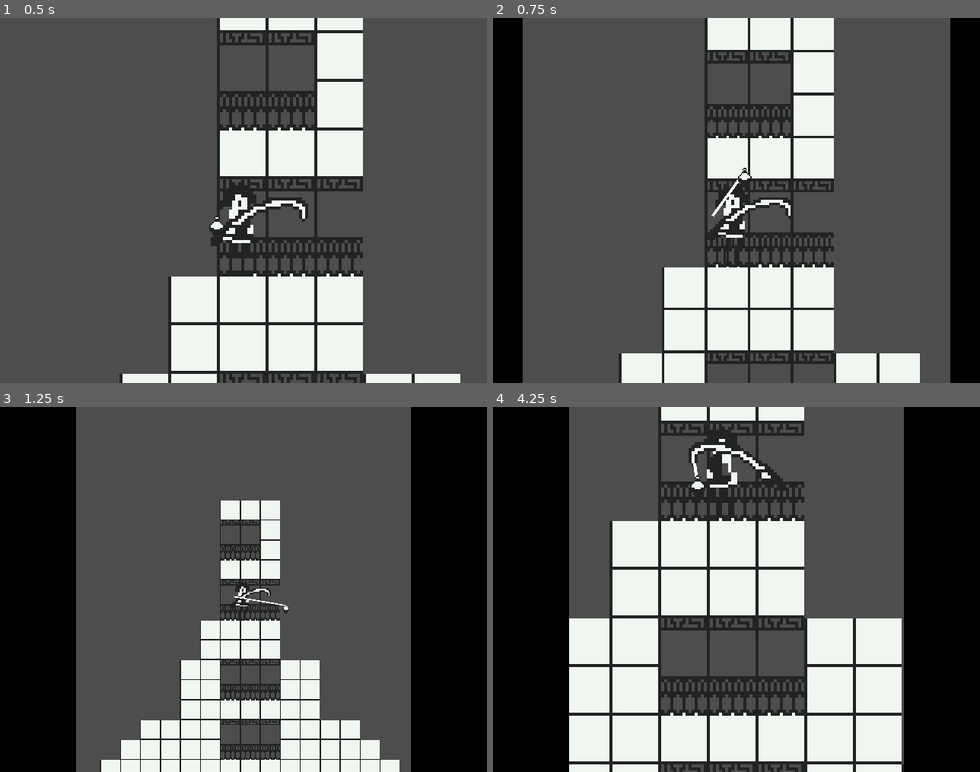
Above: before the commit, frames 1-4 (two rows, left to right).
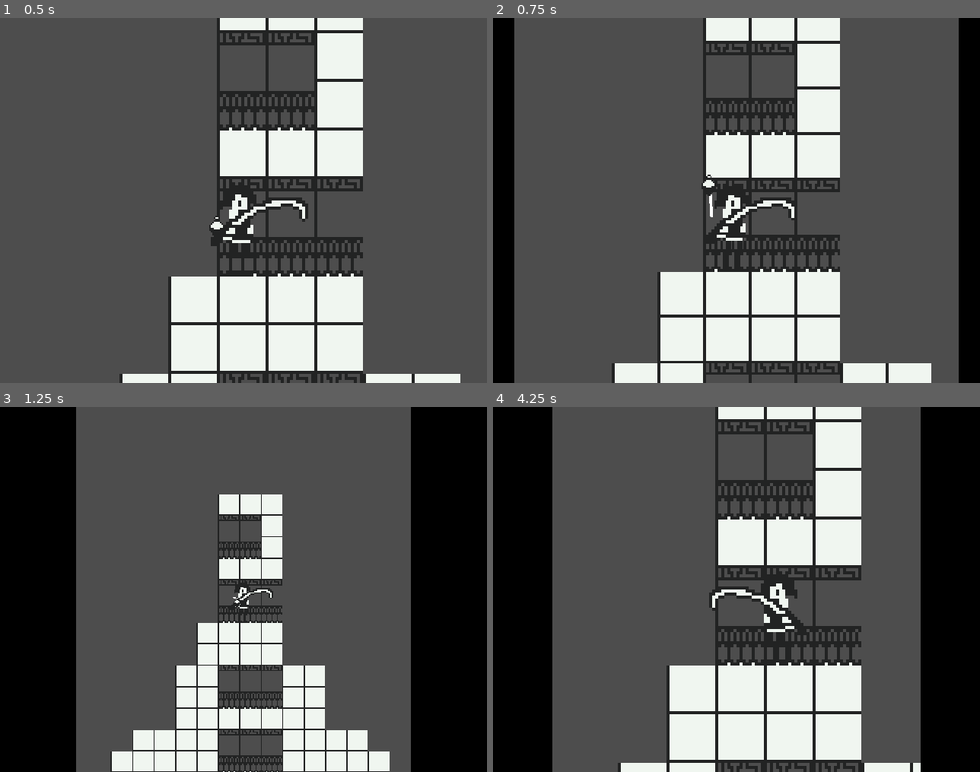
Above: after the commit, the same moments.

Repository: Minenik2/kowloongenericfishing
Game: Godot game, scene res://main.tscn
Same seed, same stepped clock (60 frames per second), same inputs: the game is played once before the commit and once after it. Sound files missing from this copy of the repository are replaced by a short silence.
Inputs (mouse positions are in pixels of both pictures, inside the frame that each line leads up to):
- Up to frame 1 (0.5 s): no input
- Up to frame 2 (0.75 s): tap Enter at 0.5 s; move the mouse to (843, 182) at 0.52 s; press the mouse at (843, 182) at 0.53 s; hold D (right) from 0.53 s (still down)
- Up to frame 3 (1.25 s): keep holding D (right)
- Up to frame 4 (4.25 s): move the mouse to (639, 607) at 1.27 s; release D (right) at 1.28 s; release the mouse at (639, 607) at 1.28 s; hold A (left) 1.28-2.03 s; click (639, 607) at 1.35 s; move the mouse to (785, 509) at 2.02 s; press the mouse at (785, 509) at 2.03 s; hold D (right) 2.03-3.53 s; move the mouse to (712, 662) at 2.77 s; release the mouse at (712, 662) at 2.78 s; click (712, 662) at 2.85 s; move the mouse to (882, 644) at 3.52 s; press the mouse at (882, 644) at 3.53 s; hold A (left) from 3.53 s (still down)

Frame 1 is identical in both runs. In frame 2, 14% of the frame differs, in the area x 4-96%, y 0-100%; in frame 3, 7.3%; in frame 4, 44%, in the area x 12-88%, y 0-100%.

Commit message:
added cast bar
+theme

Diff:
--- a/FishingRod.gd
+++ b/FishingRod.gd
@@ -18,7 +18,7 @@
 var is_casting = false
 var velocity = Vector2.ZERO
 const GRAVITY := 300.0
-var cast_power_base = Vector2(60, -100)
+var cast_power_base = Vector2(5, -100)
 
 # --- Floating Variables ---
 var floating := false
@@ -35,7 +35,22 @@
 var reeling_in := false
 const REEL_SPEED := 200.0
 
+# --- Charging Cast Variables ---
+var is_charging := false
+var cast_power := 1
+var max_cast_power := 60
+var charge_speed := 1  # How fast the bar fills per second
+
 func _process(delta):
+	if is_charging:
+		cast_power += charge_speed
+		if cast_power > max_cast_power:
+			cast_power = 0.0  # Loop back to zero
+		$CastBar.value = cast_power
+		$CastBar.visible = true
+	else:
+		$CastBar.visible = false
+
 	if reeling_in:
 		# Reeling motion
 		var target = Vector2(-16, 0)
@@ -72,7 +87,7 @@
 			bobber.position.y = base_water_pos.y + bob_offset
 			line.points = [Vector2.ZERO, bobber.position + ROD_TIP_POSITION]
 
-func cast(facing_right: bool):
+func cast(facing_right: bool, power: float):
 	if is_casting:
 		return
 
@@ -87,7 +102,8 @@
 
 	# Flip X velocity if facing left
 	var direction_multiplier = 1 if facing_right else -1
-	velocity = cast_power_base * Vector2(direction_multiplier, 1)
+	velocity = cast_power_base + power * Vector2(direction_multiplier, 1)
+	print("Casted with cast power: ", cast_power)
 
 	line.points = [Vector2.ZERO, bobber.position + ROD_TIP_POSITION]
 
@@ -155,3 +171,16 @@
 	if tween:
 		tween.kill()
 		$bobber.modulate.a = 1.0  # Reset opacity
+
+func begin_charge():
+	if not is_casting:
+		is_charging = true
+		cast_power = 0.0
+		$CastBar.visible = true
+
+func end_charge_and_cast(facing_right: bool):
+	if is_charging:
+		is_charging = false
+		$CastBar.visible = false
+		cast(facing_right, cast_power)
+		cast_power = 0.0
--- /dev/null
+++ b/art/gothicTheme.tres
@@ -0,0 +1,189 @@
+[gd_resource type="Theme" load_steps=23 format=3 uid="uid://b6r0bi6fy1o78"]
+
+[sub_resource type="StyleBoxEmpty" id="StyleBoxEmpty_bnsnn"]
+
+[sub_resource type="StyleBoxFlat" id="StyleBoxFlat_ggfuc"]
+bg_color = Color(0.133333, 0.137255, 0.137255, 1)
+border_width_left = 2
+border_width_top = 2
+border_width_right = 2
+border_width_bottom = 2
+border_color = Color(0.584314, 0.0117647, 0.109804, 1)
+corner_radius_top_left = 5
+corner_radius_bottom_left = 5
+expand_margin_left = 4.0
+expand_margin_top = 4.0
+expand_margin_right = 4.0
+expand_margin_bottom = 4.0
+
+[sub_resource type="StyleBoxFlat" id="StyleBoxFlat_bnsnn"]
+bg_color = Color(0.133333, 0.137255, 0.137255, 1)
+border_width_left = 2
+border_width_top = 2
+border_width_right = 2
+border_width_bottom = 2
+border_color = Color(0.941176, 0.964706, 0.941176, 1)
+corner_radius_top_left = 5
+corner_radius_bottom_left = 5
+expand_margin_left = 4.0
+expand_margin_top = 4.0
+expand_margin_right = 4.0
+expand_margin_bottom = 4.0
+
+[sub_resource type="StyleBoxEmpty" id="StyleBoxEmpty_muot4"]
+
+[sub_resource type="StyleBoxFlat" id="StyleBoxFlat_w4dtj"]
+bg_color = Color(0.941176, 0.964706, 0.941176, 0.290196)
+
+[sub_resource type="StyleBoxEmpty" id="StyleBoxEmpty_fpepn"]
+
+[sub_resource type="StyleBoxFlat" id="StyleBoxFlat_epjyj"]
+bg_color = Color(0.133333, 0.137255, 0.137255, 0.454902)
+border_width_left = 2
+border_width_top = 2
+border_width_right = 2
+border_width_bottom = 2
+border_color = Color(0.941176, 0.964706, 0.941176, 1)
+
+[sub_resource type="StyleBoxFlat" id="StyleBoxFlat_tuxm8"]
+bg_color = Color(0.941176, 0.964706, 0.941176, 1)
+border_width_left = 1
+border_width_top = 1
+border_width_right = 1
+border_width_bottom = 1
+border_color = Color(0.133333, 0.137255, 0.137255, 1)
+
+[sub_resource type="StyleBoxFlat" id="StyleBoxFlat_pw6qp"]
+bg_color = Color(0.780392, 0.0117647, 0.0117647, 1)
+border_width_left = 1
+border_width_top = 1
+border_width_right = 1
+border_width_bottom = 1
+border_color = Color(0.133333, 0.137255, 0.137255, 1)
+
+[sub_resource type="StyleBoxFlat" id="StyleBoxFlat_anbns"]
+bg_color = Color(0.133333, 0.137255, 0.137255, 1)
+border_color = Color(0.8, 0.8, 0, 1)
+
+[sub_resource type="StyleBoxEmpty" id="StyleBoxEmpty_0mgju"]
+
+[sub_resource type="StyleBoxFlat" id="StyleBoxFlat_muot4"]
+bg_color = Color(0.133333, 0.137255, 0.137255, 1)
+border_width_left = 2
+border_width_top = 2
+border_width_right = 2
+border_width_bottom = 2
+border_color = Color(0.941176, 0.964706, 0.941176, 1)
+expand_margin_left = 2.0
+expand_margin_top = 2.0
+expand_margin_right = 2.0
+expand_margin_bottom = 2.0
+
+[sub_resource type="StyleBoxFlat" id="StyleBoxFlat_3kc7q"]
+bg_color = Color(0.133333, 0.137255, 0.137255, 1)
+border_width_left = 2
+border_width_top = 2
+border_width_right = 2
+border_width_bottom = 2
+border_color = Color(0.8, 0.8, 0, 1)
+
+[sub_resource type="StyleBoxFlat" id="StyleBoxFlat_8kx5b"]
+bg_color = Color(0.133333, 0.137255, 0.137255, 1)
+expand_margin_left = 2.0
+expand_margin_top = 2.0
+expand_margin_right = 2.0
+expand_margin_bottom = 2.0
+
+[sub_resource type="StyleBoxEmpty" id="StyleBoxEmpty_8kx5b"]
+
+[sub_resource type="StyleBoxEmpty" id="StyleBoxEmpty_ggfuc"]
+
+[sub_resource type="StyleBoxFlat" id="StyleBoxFlat_0mgju"]
+bg_color = Color(0.133333, 0.137255, 0.137255, 1)
+border_width_left = 2
+border_width_top = 2
+border_width_right = 2
+border_width_bottom = 2
+border_color = Color(0.584314, 0.0117647, 0.109804, 1)
+corner_radius_top_left = 5
+corner_radius_top_right = 5
+corner_radius_bottom_right = 5
+corner_radius_bottom_left = 5
+expand_margin_left = 4.0
+expand_margin_top = 4.0
+expand_margin_right = 4.0
+expand_margin_bottom = 4.0
+
+[sub_resource type="StyleBoxFlat" id="StyleBoxFlat_fpepn"]
+bg_color = Color(0.133333, 0.137255, 0.137255, 1)
+border_width_left = 2
+border_width_top = 2
+border_width_right = 2
+border_width_bottom = 2
+border_color = Color(0.941176, 0.964706, 0.941176, 1)
+corner_radius_top_left = 5
+corner_radius_top_right = 5
+corner_radius_bottom_right = 5
+corner_radius_bottom_left = 5
+expand_margin_left = 4.0
+expand_margin_top = 4.0
+expand_margin_right = 4.0
+expand_margin_bottom = 4.0
+
+[sub_resource type="StyleBoxFlat" id="StyleBoxFlat_ha8um"]
+content_margin_left = 1.0
+content_margin_top = 1.0
+content_margin_right = 1.0
+content_margin_bottom = 1.0
+bg_color = Color(0.941176, 0.964706, 0.941176, 1)
+
+[sub_resource type="StyleBoxFlat" id="StyleBoxFlat_5kfh8"]
+content_margin_left = 1.0
+content_margin_top = 1.0
+content_margin_right = 1.0
+content_margin_bottom = 1.0
+bg_color = Color(0.941176, 0.964706, 0.941176, 0.678431)
+
+[sub_resource type="StyleBoxFlat" id="StyleBoxFlat_ktwq4"]
+content_margin_left = 1.0
+content_margin_top = 1.0
+content_margin_right = 1.0
+content_margin_bottom = 1.0
+bg_color = Color(0.941176, 0.964706, 0.941176, 0.678431)
+
+[sub_resource type="StyleBoxFlat" id="StyleBoxFlat_afjrp"]
+content_margin_left = 3.0
+content_margin_top = 0.0
+content_margin_right = 3.0
+bg_color = Color(0.133333, 0.137255, 0.137255, 1)
+
+[resource]
+Button/styles/focus = SubResource("StyleBoxEmpty_bnsnn")
+Button/styles/hover = SubResource("StyleBoxFlat_ggfuc")
+Button/styles/normal = SubResource("StyleBoxFlat_bnsnn")
+ItemList/colors/font_color = Color(0.941176, 0.964706, 0.941176, 1)
+ItemList/constants/outline_size = 4
+ItemList/styles/focus = SubResource("StyleBoxEmpty_muot4")
+ItemList/styles/hovered = SubResource("StyleBoxFlat_w4dtj")
+ItemList/styles/panel = SubResource("StyleBoxEmpty_fpepn")
+Label/constants/outline_size = 4
+PanelContainer/styles/panel = SubResource("StyleBoxFlat_epjyj")
+ProgressBar/styles/background = SubResource("StyleBoxFlat_tuxm8")
+ProgressBar/styles/fill = SubResource("StyleBoxFlat_pw6qp")
+TabBar/styles/button_pressed = SubResource("StyleBoxFlat_anbns")
+TabBar/styles/tab_focus = SubResource("StyleBoxEmpty_0mgju")
+TabBar/styles/tab_hovered = SubResource("StyleBoxFlat_muot4")
+TabBar/styles/tab_selected = SubResource("StyleBoxFlat_3kc7q")
+TabBar/styles/tab_unselected = SubResource("StyleBoxFlat_8kx5b")
+TabContainer/colors/font_selected_color = Color(0.780392, 0.0117647, 0.0117647, 1)
+TabContainer/colors/font_unselected_color = Color(1, 1, 1, 1)
+TabContainer/constants/outline_size = 4
+TabContainer/styles/tab_focus = SubResource("StyleBoxEmpty_8kx5b")
+UImenuButton/base_type = &"Button"
+UImenuButton/styles/focus = SubResource("StyleBoxEmpty_ggfuc")
+UImenuButton/styles/hover = SubResource("StyleBoxFlat_0mgju")
+UImenuButton/styles/normal = SubResource("StyleBoxFlat_fpepn")
+VScrollBar/styles/grabber = SubResource("StyleBoxFlat_ha8um")
+VScrollBar/styles/grabber_highlight = SubResource("StyleBoxFlat_5kfh8")
+VScrollBar/styles/grabber_pressed = SubResource("StyleBoxFlat_ktwq4")
+VScrollBar/styles/scroll = SubResource("StyleBoxFlat_afjrp")
--- a/main.tscn
+++ b/main.tscn
@@ -133,6 +133,15 @@
 stream = ExtResource("12_2cqfq")
 volume_db = -5.0
 
+[node name="CastBar" type="ProgressBar" parent="player/rod"]
+texture_filter = 1
+offset_left = -16.0
+offset_top = -37.0
+offset_right = 22.0
+offset_bottom = -30.0
+max_value = 60.0
+show_percentage = false
+
 [node name="Camera2D" type="Camera2D" parent="player"]
 position = Vector2(0.75, -8.75)
 position_smoothing_speed = 2.0
--- a/player.gd
+++ b/player.gd
@@ -11,10 +11,13 @@
 
 func _unhandled_input(event):
 	if event.is_action_pressed("interact"):
-		if fishing_rod.is_casting:
+		if not fishing_rod.is_casting:
+			fishing_rod.begin_charge()
+	elif event.is_action_released("interact"):
+		if fishing_rod.is_charging:
+			fishing_rod.end_charge_and_cast(is_facing_right)
+		elif fishing_rod.is_casting:
 			fishing_rod.try_catch()
-		else:
-			fishing_rod.cast(is_facing_right)
 
 func handle_movement(delta):
 	var direction = Vector2.ZERO
--- a/project.godot
+++ b/project.godot
@@ -22,6 +22,10 @@
 window/stretch/mode="canvas_items"
 window/stretch/aspect="keep_width"
 window/stretch/scale_mode="integer"
+
+[gui]
+
+theme/custom="uid://b6r0bi6fy1o78"
 
 [input]
 
